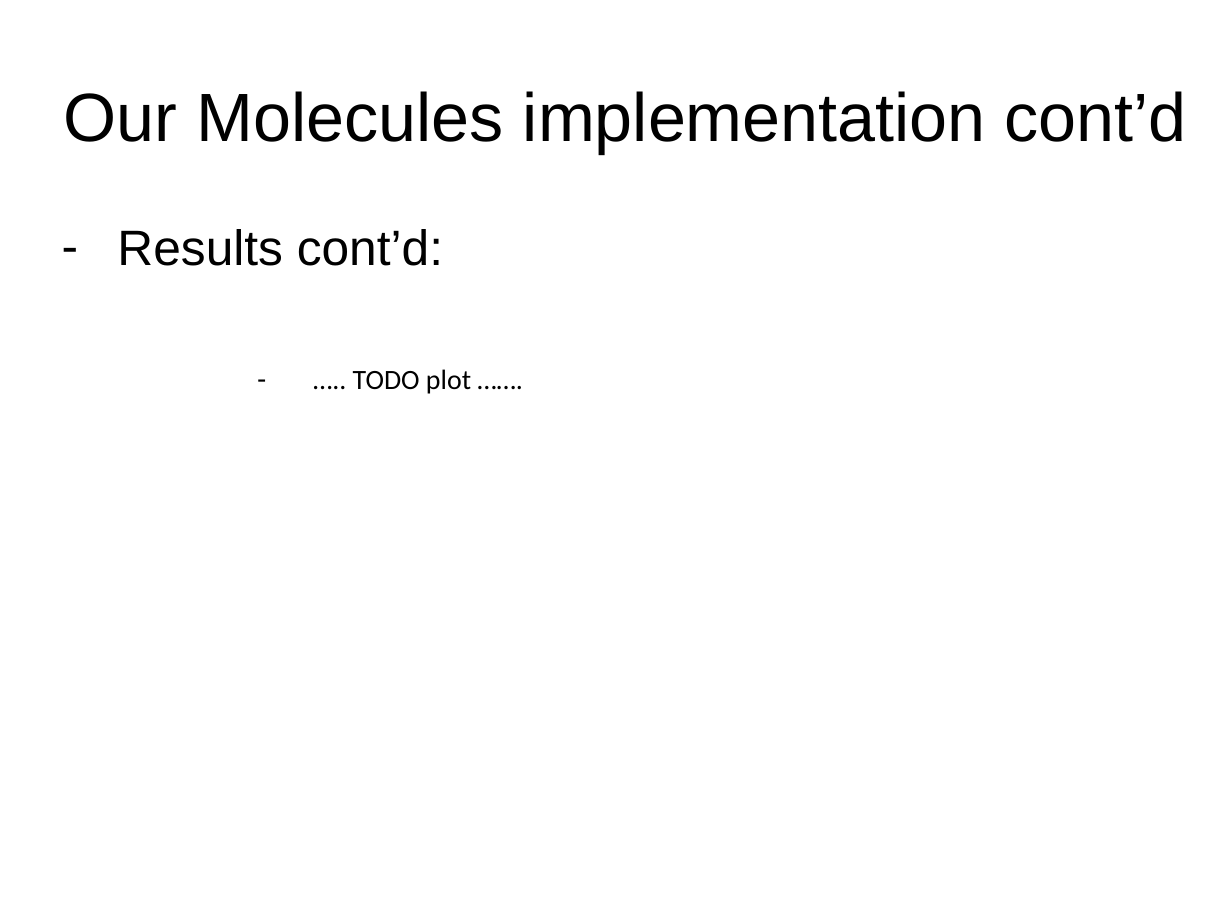
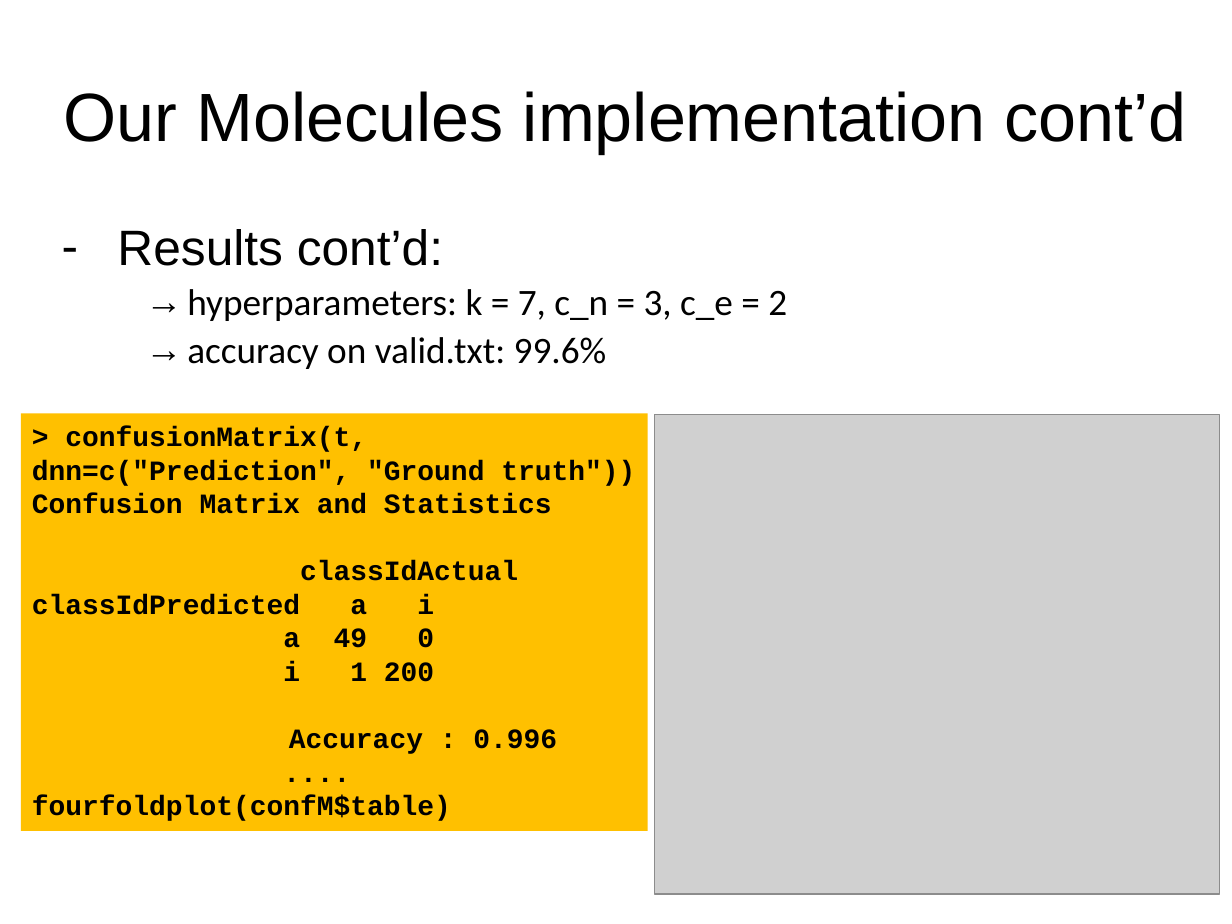
Before and after one commit to lukaszbinden/jmcs-pattern-recognition, a slide deck: slide 9 of Exercise_4/presentation.pptx (slide 11 before the commit). Drawn at 1232x924 pixels with LibreOffice and Linux fonts; fonts in the diff are those of the drawing; grey boxes stand for pictures. Boxes give left, top, right and bottom in pixels: in the first picture for what was removed or moved away, otherwise in the second. Text is boxed around its words. In the diff, an @@ line names an element or a change of style, - is before the commit and + after.

```diff
--- a/Exercise_4/presentation.pptx
+++ b/Exercise_4/presentation.pptx
@@ text at [187,289,787,369]: text changed; size 18 to 24 pt @@
-      – ….. TODO plot …….
+  → hyperparameters: k = 7, c_n = 3, c_e = 2
+  → accuracy on valid.txt: 99.6%
@@ rectangle added at [21,414,648,832], fill #FFC000, 18 pt, text #000000, bold @@
+> confusionMatrix(t, dnn=c("Prediction", "Ground truth"))
+Confusion Matrix and Statistics
+classIdActual
+classIdPredicted a i
+a 49 0
+i 1 200
+Accuracy : 0.996
+....
+fourfoldplot(confM$table)
@@ picture added at [655,415,1220,894] @@
```
Also in this commit, not shown: 1 slide added, 1 slide removed.
